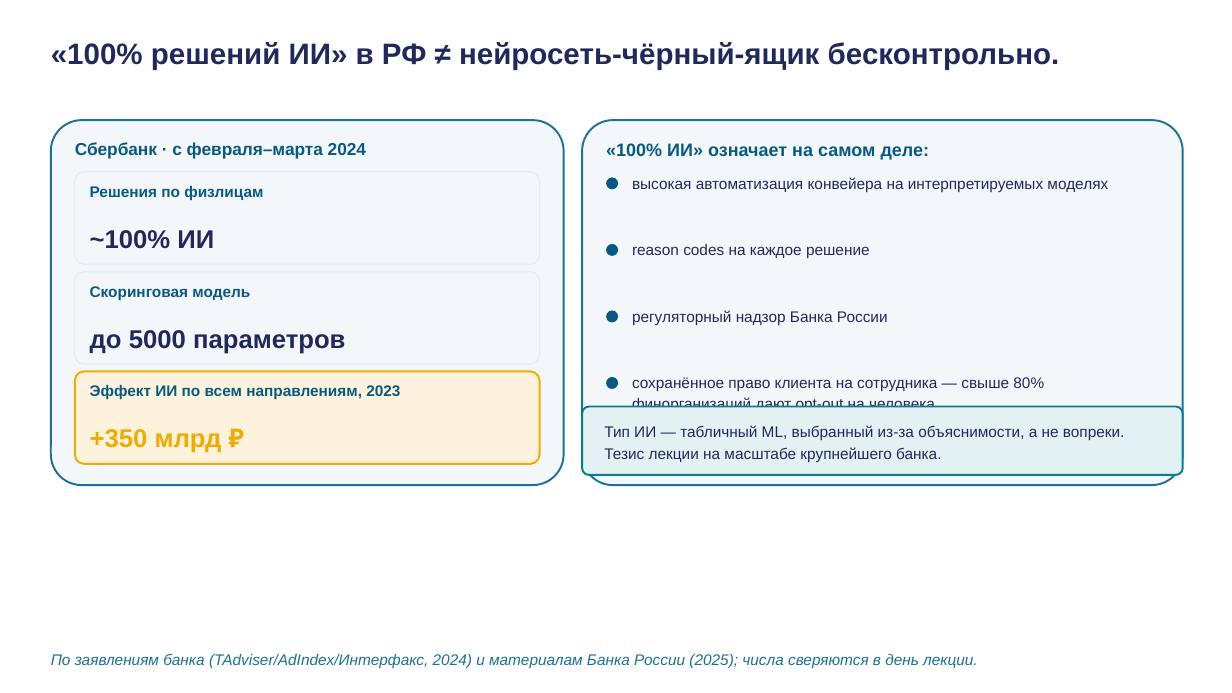
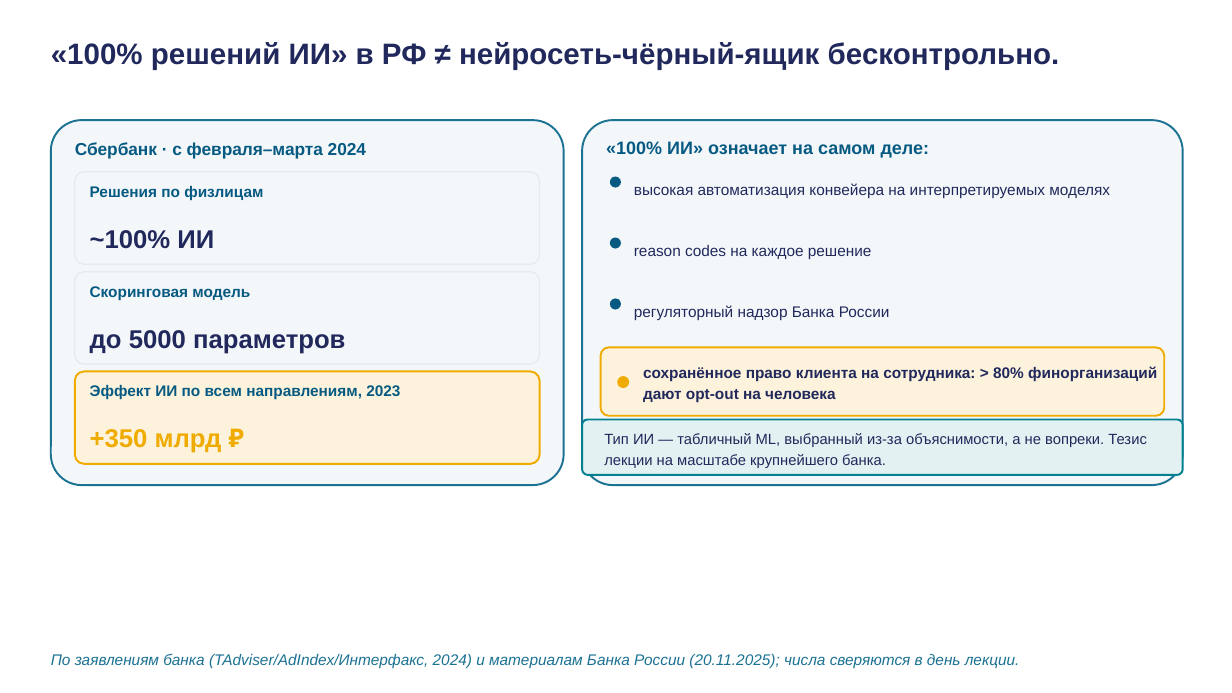
Before and after one commit to tellina-study/AI-usage-lessons, a slide deck: slide 18 of library/lectures/lec-05/rendered/lec-05.pptx. Drawn at 1232x693 pixels with LibreOffice and Linux fonts; fonts in the diff are those of the drawing. Boxes give left, top, right and bottom in pixels: in the first picture for what was removed or moved away, otherwise in the second. Text is boxed around its words. In the diff, an @@ line names an element or a change of style, - is before the commit and + after.

```diff
--- a/library/lectures/lec-05/rendered/lec-05.pptx
+++ b/library/lectures/lec-05/rendered/lec-05.pptx
@@ ellipse: place and size @@
-ellipse at bbox=[606, 177, 618, 189]
+ellipse at bbox=[610, 177, 621, 188]
@@ ellipse: place and size @@
-ellipse at bbox=[606, 244, 618, 256]
+ellipse at bbox=[610, 238, 621, 249]
@@ ellipse: place and size @@
-ellipse at bbox=[606, 311, 618, 323]
+ellipse at bbox=[610, 299, 621, 310]
@@ line spacing 1.12 to 1.1; vertical alignment top to middle in 3 elements at bbox=[634, 183, 1110, 198], bbox=[634, 245, 872, 259], bbox=[634, 305, 890, 320] @@
@@ rounded rectangle added at bbox=[601, 348, 1165, 416], fill #FDF3DC, outline #F0AB00 1.5 pt @@
@@ text "сохранённое право клиента на сотрудника: ..." at bbox=[643, 366, 1157, 402]: vertical alignment top to middle @@
@@ ellipse: place and size @@
-ellipse at bbox=[606, 377, 618, 389]
+ellipse at bbox=[617, 376, 629, 388]
@@ ellipse at bbox=[617, 376, 629, 388]: fill #065A82 to #F0AB00 @@
@@ text at bbox=[643, 366, 1157, 402]: text changed; bold on @@
-сохранённое право клиента на сотрудника — свыше 80% финорганизаций дают opt-out на человека
+сохранённое право клиента на сотрудника: > 80% финорганизаций дают opt-out на человека
@@ rounded rectangle: place and size @@
-rounded rectangle at bbox=[582, 407, 1183, 475]
+rounded rectangle at bbox=[582, 420, 1183, 475]
@@ text "Тип ИИ — табличный ML, ...": place and size @@
-text "Тип ИИ — табличный ML, ..." at bbox=[604, 425, 1125, 462]
+text "Тип ИИ — табличный ML, ..." at bbox=[604, 433, 1147, 468]
@@ text "Тип ИИ — табличный ML, ..." at bbox=[604, 433, 1147, 468]: size 12 to 11.5 pt @@
@@ text at bbox=[51, 654, 1020, 669]: text changed @@
-По заявлениям банка (TAdviser/AdIndex/Интерфакс, 2024) и материалам Банка России (2025); числа сверяются в день лекции.
+По заявлениям банка (TAdviser/AdIndex/Интерфакс, 2024) и материалам Банка России (20.11.2025); числа сверяются в день лекции.
```
Also in this commit, not shown: 16 other slides changed, 1 slide added, 1 slide removed, 35 other files.
